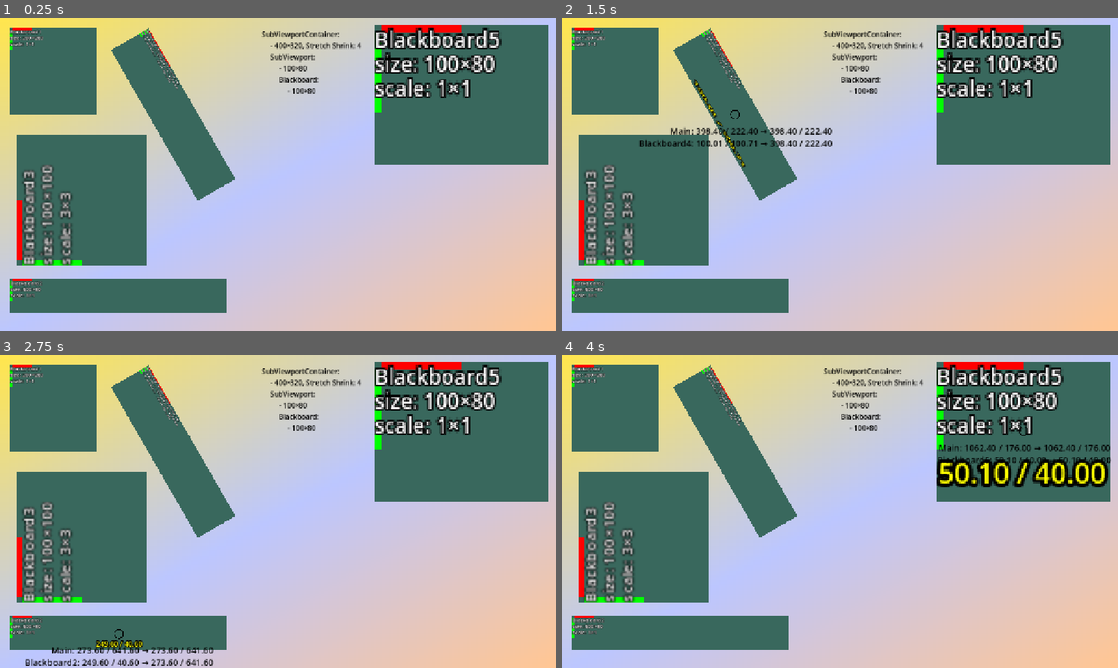
Above: before the commit, frames 1-4 (two rows, left to right).
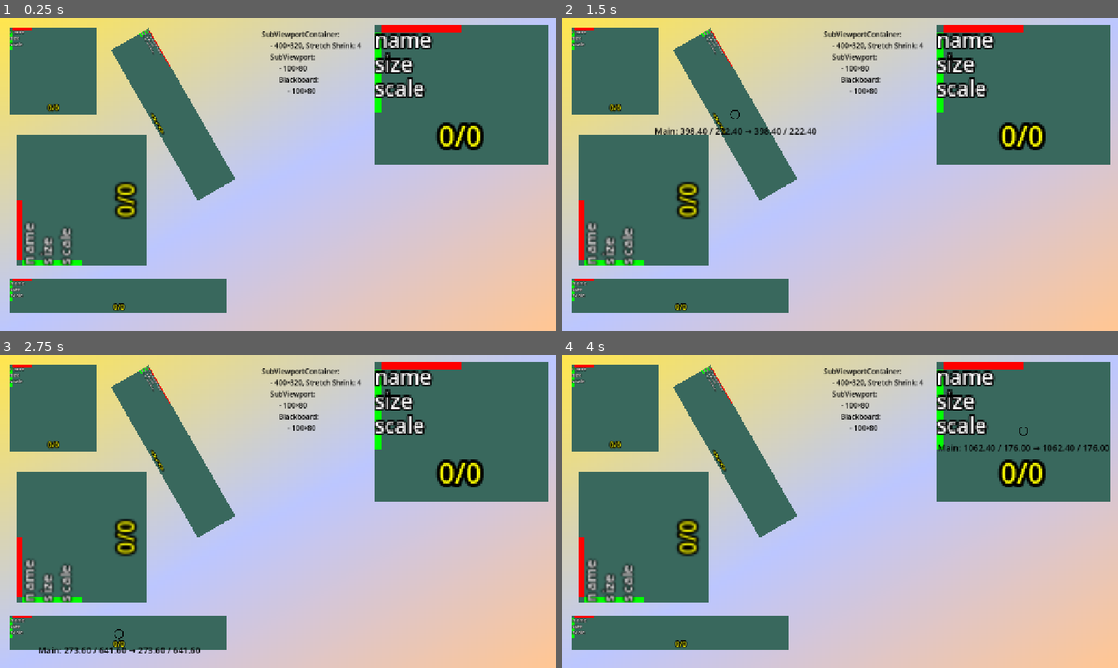
Above: after the commit, the same moments.

Repository: Toxe/godot-coordinate-systems
Game: Godot game, scene res://scenes/main.tscn
The game is run twice, just before and just after one commit, with the same random seed, the same clock (stepped at 60 frames per second) and the same inputs.
Inputs (mouse positions are in pixels of both pictures, inside the frame that each line leads up to):
- Up to frame 1 (0.25 s): no input
- Up to frame 2 (1.5 s): tap Enter at 0.5 s; move the mouse to (617, 71) at 0.52 s; click (617, 71) at 0.67 s; tap Space at 1.25 s; move the mouse to (734, 115) at 1.27 s; click (734, 115) at 1.42 s
- Up to frame 3 (2.75 s): tap Enter at 2 s; move the mouse to (116, 633) at 2.02 s; click (116, 633) at 2.17 s
- Up to frame 4 (4 s): tap Space at 2.75 s; move the mouse to (645, 536) at 2.77 s; click (645, 536) at 2.92 s; tap Enter at 3.5 s; move the mouse to (1023, 430) at 3.52 s; click (1023, 430) at 3.67 s

The runs differ from the first frame. In frame 1, 4.6% of the frame differs, in the area x 1-91%, y 3-94%; in frame 2, 5.5%; in frame 3, 5.5%; in frame 4, 6.6%, in the area x 1-99%, y 3-94%.
Error after the commit: Parse Error: Identifier "points" not declared in the current scope. (res://scenes/blackboard.gd:27)

Commit message:
Draw single dots instead of a line

Diff:
--- a/CoordinateSystems/scenes/blackboard.gd
+++ b/CoordinateSystems/scenes/blackboard.gd
@@ -1,6 +1,6 @@
 class_name Blackboard extends Control
 
-var points: PackedVector2Array
+var dots: PackedVector2Array
 
 @onready var coords_label: Label = $CoordsLabel
 @onready var info_label: Label = $InfoLabel
@@ -29,5 +29,5 @@
 
 
 func _draw() -> void:
-    if points.size() >= 2:
-        draw_polyline(points, Color.WHEAT, 5)
+    for dot in dots:
+        draw_circle(dot, 5, Color.WHEAT, true)
